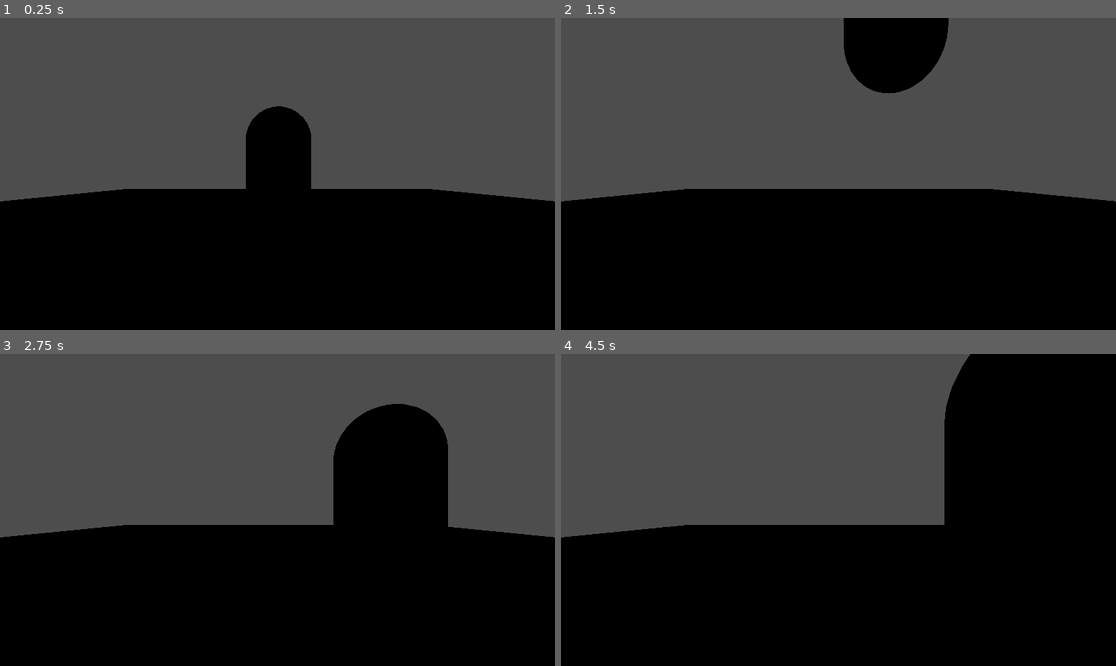
Above: before the commit, frames 1-4 (two rows, left to right).
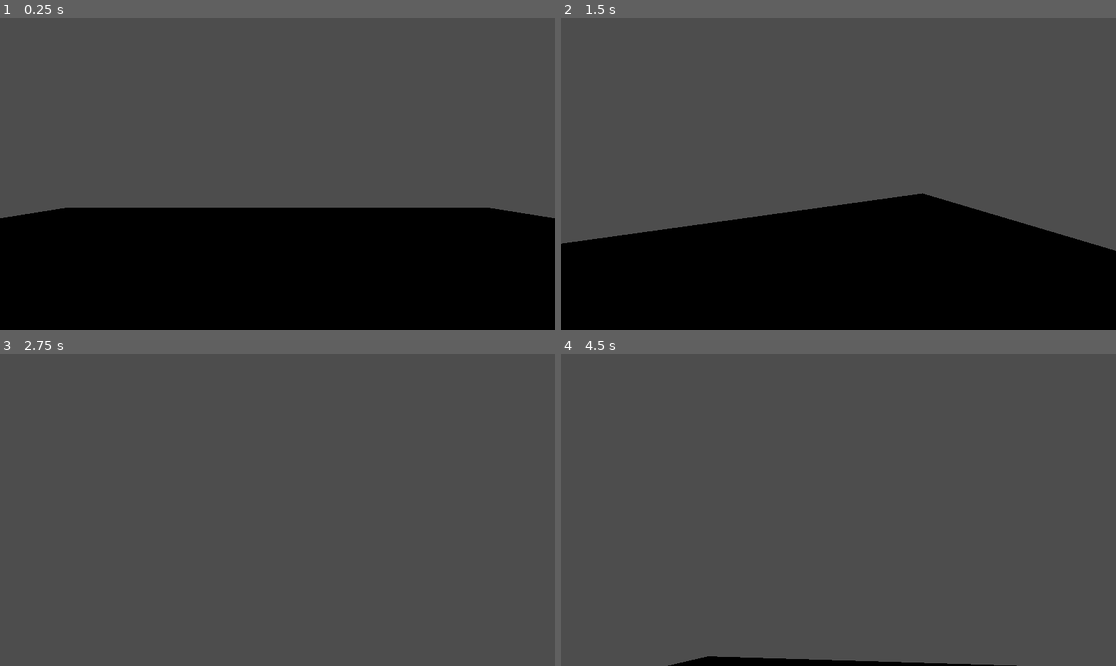
Above: after the commit, the same moments.

Repository: DAGimenez/VueltaAcasa
Game: Godot game, scene res://Escenas/mundo.tscn
Two runs of this game, one before a commit and one after it. Both use one fixed random seed, a clock stepped at 60 frames per second and the inputs below. The project has no main scene, so this scene is started directly.
Inputs (mouse positions are in pixels of both pictures, inside the frame that each line leads up to):
- Up to frame 1 (0.25 s): no input
- Up to frame 2 (1.5 s): tap Enter at 0.5 s; move the mouse to (960, 158) at 0.52 s; tap D (D) at 0.6 s; tap Space (Salto) at 0.77 s; tap S (S) at 0.8, 1.35 s; move the mouse to (727, 189) at 1.27 s
- Up to frame 3 (2.75 s): tap Space (Salto) at 1.52 s; tap Shift (Sprint, bound only after the commit) at 1.55 s; move the mouse to (333, 441) at 2.02 s; hold Shift (Sprint, bound only after the commit) from 2.03 s (still down); tap D (D) at 2.3 s
- Up to frame 4 (4.5 s): tap Space (Salto) at 2.75, 3.02, 3.77 s; move the mouse to (810, 572) at 2.77 s; release Shift (Sprint, bound only after the commit) at 2.78 s; tap A (A) at 2.85 s; tap S (S) at 3.05, 4.35 s; move the mouse to (1005, 556) at 3.52 s; hold Shift (Sprint, bound only after the commit) 3.53-4.28 s; tap D (D) at 3.6 s; move the mouse to (672, 463) at 4.27 s

The runs differ from the first frame. In frame 1, 8.4% of the frame differs, in the area x 0-100%, y 28-65%; in frame 2, 13%; in frame 3, 52%; in frame 4, 60%, in the area x 0-100%, y 0-100%.

Commit message:
Sistema de estamina V1

Diff:
--- a/Escenas/Player1.tscn
+++ b/Escenas/Player1.tscn
@@ -14,3 +14,8 @@
 
 [node name="MeshInstance3D" type="MeshInstance3D" parent="." unique_id=603123116]
 mesh = SubResource("CapsuleMesh_5teau")
+
+[node name="vista" type="Node3D" parent="." unique_id=1845615025]
+transform = Transform3D(1, 0, 0, 0, 1, 0, 0, 0, 1, 0, 0.597, -0.4)
+
+[node name="Camera3D" type="Camera3D" parent="vista" unique_id=1551824101]
--- a/Escenas/mundo.tscn
+++ b/Escenas/mundo.tscn
@@ -21,6 +21,3 @@
 
 [node name="CollisionShape3D" type="CollisionShape3D" parent="Piso" unique_id=1551829529]
 shape = SubResource("BoxShape3D_6ba58")
-
-[node name="Camera3D" type="Camera3D" parent="." unique_id=174386970]
-transform = Transform3D(1, 0, 0, 0, 1, 0, 0, 0, 1, -0.016595721, 1.2361169, 3.1324117)
--- a/Player1.gd
+++ b/Player1.gd
@@ -1,23 +1,59 @@
 extends CharacterBody3D
 
+@onready var vista : Node3D = $vista
+@onready var camera_3d: Camera3D = $vista/Camera3D
 
-@export var SPEED := 0.0
-@export var JUMP_VELOCITY := 0.0
+@export var mouse_sensitivity : float = 0.005
+@export var SPEED : float = 0.0
+@export var SPRINT : float = 10.0
+@export var JUMP_VELOCITY : float = 0.0
+
+var rotation_x := 0.0
+var sprinting : bool = false
+var stamina : float = 100.0
+
+func _input(event: InputEvent) -> void:
+	if event is InputEventMouseMotion:
+
+		rotate_y(-event.relative.x * mouse_sensitivity)
+
+		# Rotación vertical
+		rotation_x -= event.relative.y * mouse_sensitivity
+
+		# Limitar mirada arriba/abajo
+		rotation_x = clamp(rotation_x, deg_to_rad(-90), deg_to_rad(90))
+
+		vista.rotation.x = rotation_x
 
 func _ready() -> void:
-	SPEED = 8.0
+	SPEED = 6.0
 	JUMP_VELOCITY = 6.0
 
-func _physics_process(delta: float) -> void:
+func _physics_process(delta : float) -> void:
 	_salto(delta)
-	_movimiento()
+	_movimiento(delta)
 
-func _movimiento():
+func _movimiento(delta : float):
+	if Input.is_action_pressed("Sprint") and stamina > 0.0:
+		sprinting = true
+		if stamina <= 0:
+			stamina -= stamina * delta
+
+	else:
+		sprinting = false
+		if stamina <= 100:
+			stamina += stamina * delta
+
+
+	print("Mi estamina es: ", stamina)
 
 	var input_dir := Input.get_vector("A", "D", "W", "S")
 	var direction := (transform.basis * Vector3(input_dir.x, 0, input_dir.y)).normalized()
 
-	if direction:
+	if direction and sprinting:
+		velocity.x = direction.x * SPRINT
+		velocity.z = direction.z * SPRINT
+	elif direction:
 		velocity.x = direction.x * SPEED
 		velocity.z = direction.z * SPEED
 	else:
--- a/project.godot
+++ b/project.godot
@@ -41,6 +41,11 @@
 "events": [Object(InputEventKey,"resource_local_to_scene":false,"resource_name":"","device":-1,"window_id":0,"alt_press …(191 unchanged characters)…
 ]
 }
+Sprint={
+"deadzone": 0.2,
+"events": [Object(InputEventKey,"resource_local_to_scene":false,"resource_name":"","device":-1,"window_id":0,"alt_pressed":false,"shift_pressed":false,"ctrl_pressed":false,"meta_pressed":false,"pressed":false,"keycode":0,"physical_keycode":4194325,"key_label":0,"unicode":0,"location":0,"echo":false,"script":null)
+]
+}
 
 [physics]
 
